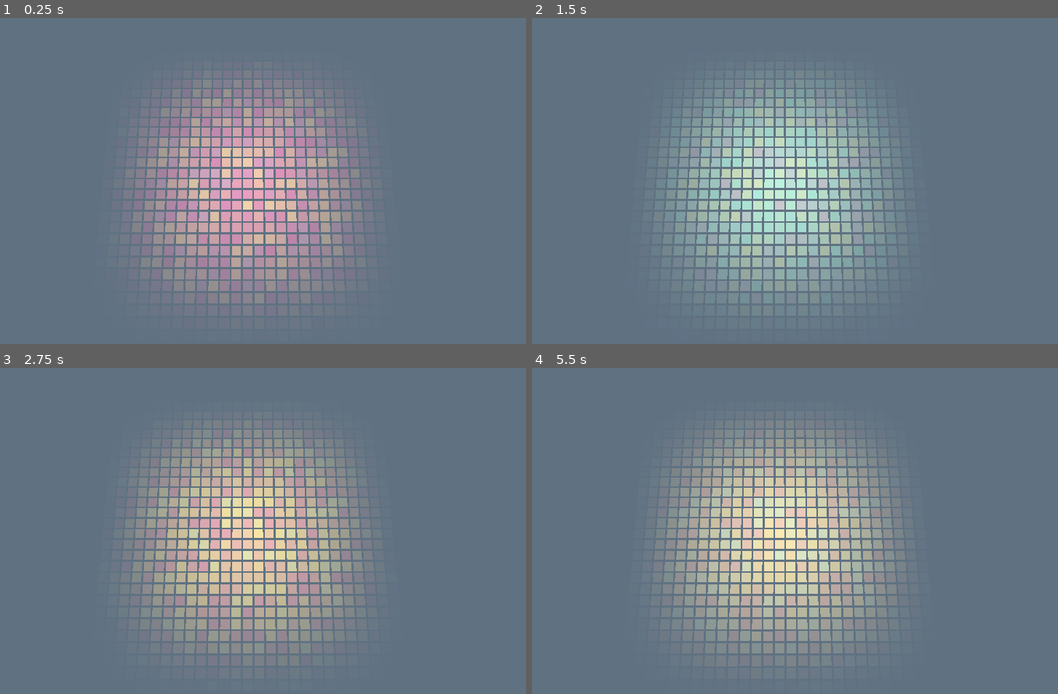
Above: before the commit, frames 1-4 (two rows, left to right).
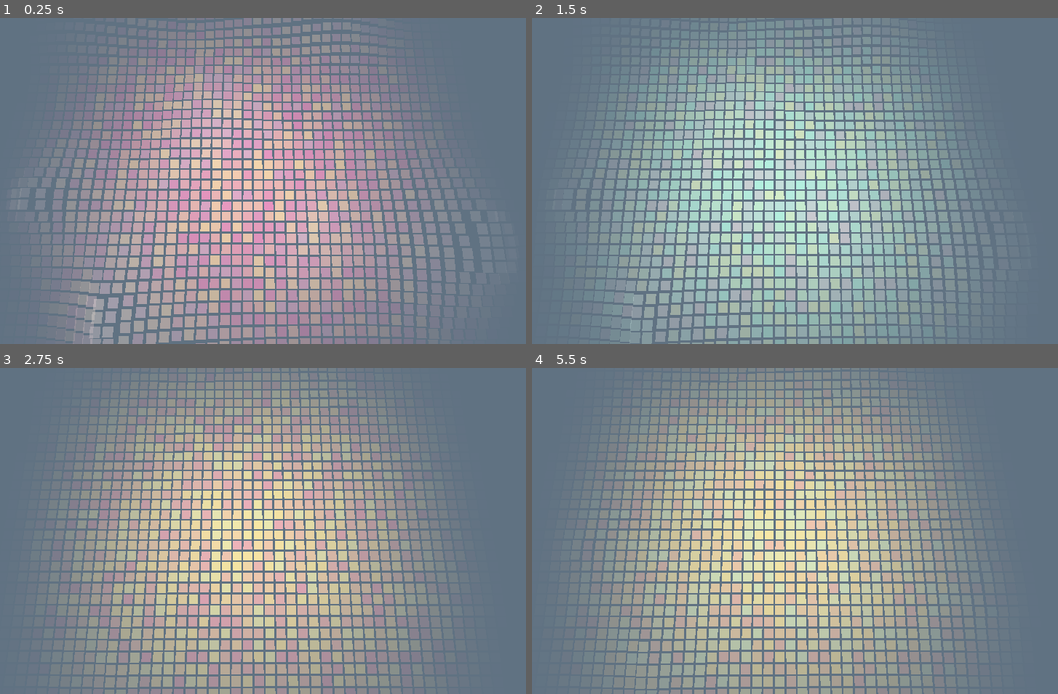
Above: after the commit, the same moments.

Repository: Tralexium/FA2021Countdown
Game: Godot game, scene res://Scenes/3D/DiscoFloor.tscn
The game is run twice, just before and just after one commit, with the same random seed, the same clock (stepped at 60 frames per second) and the same inputs. This scene is started directly instead of the project's main scene.
Inputs:
- Up to frame 1 (0.25 s): no input
- Up to frame 2 (1.5 s): no input
- Up to frame 3 (2.75 s): no input
- Up to frame 4 (5.5 s): no input

The runs differ from the first frame. In frame 1, 50% of the frame differs, in the area x 3-91%, y 0-100%; in frame 2, 45%; in frame 3, 50%, in the area x 8-86%, y 0-100%; in frame 4, 49%.

Commit message:
Further improved the disco floor performance by making a custom shader

Diff:
--- /dev/null
+++ b/Resources/DiscoTileMaterial.tres
@@ -0,0 +1,32 @@
+[gd_resource type="ShaderMaterial" load_steps=3 format=2]
+
+[ext_resource path="res://Assets/disco_floor_noise_map.png" type="Texture" id=1]
+
+[sub_resource type="Shader" id=3]
+code = "// NOTE: Shader automatically converted from Godot Engine 3.4.2.stable's SpatialMaterial.
+
+shader_type spatial;
+render_mode unshaded;
+
+// CUSTOM DATA FORMAT: grid_pos.x, grid_pos.y, grid_size, intensity
+uniform float max_jump_dist;
+uniform sampler2D noise_map : hint_black;
+
+
+void vertex() {
+	float _intensity = texture(noise_map, vec2(INSTANCE_CUSTOM.x, INSTANCE_CUSTOM.y) / vec2(INSTANCE_CUSTOM.z)).r * INSTANCE_CUSTOM.a;
+	VERTEX.y += _intensity * max_jump_dist;
+	COLOR.rgb = mix(COLOR.rgb, vec3(1.0), _intensity);
+}
+
+
+void fragment() {
+	ALBEDO.rgb = COLOR.rgb;
+	ALPHA = COLOR.a;
+}
+"
+
+[resource]
+shader = SubResource( 3 )
+shader_param/max_jump_dist = 20.0
+shader_param/noise_map = ExtResource( 1 )
--- a/Scenes/3D/DiscoFloor.gd
+++ b/Scenes/3D/DiscoFloor.gd
@@ -1,18 +1,16 @@
 extends MultiMeshInstance
 
-export(int) var disco_floor_size = 30
+export(int) var disco_floor_size = 50
 export(float) var tile_margin = 6.0
 # From DiscoTile Scene
 export(Gradient) var color_gradient = preload("res://Resources/disco_tiles_default_gradient.tres")
 export(float) var cycle_duration = 3.0
 export(float) var max_cycle_offset = 1.0
-export(Color) var jump_color = Color.white
 export(float) var jump_dist = 2.0
 export(float) var jump_dur = 2.0
 
 onready var nCycleDuration : Timer = $CycleDuration
-
-var tile_states : Array
+var tile_alphas : Array
 
 
 func _ready() -> void:
@@ -23,38 +21,23 @@
 		for z in range(disco_floor_size/-2, disco_floor_size/2):
 			var _x_offset = x * tile_margin
 			var _z_offset = z * tile_margin
-			multimesh.set_instance_transform(i, Transform(Basis(), Vector3(_x_offset, 0, _z_offset)))
+			multimesh.set_instance_transform(i, Transform(Basis(), Vector3(_x_offset, -5, _z_offset)))
+
+			tile_alphas.append(
+				max(pow(cos(PI*x / float(disco_floor_size)), 2.5), 0.0) * max(pow(cos(PI*z / float(disco_floor_size)), 2.5), 0.0)
+			)
+
 			i += 1
-
-			tile_states.append({
-				"jump_color_weight": 0.0,
-				"rand_cycle_offset": clamp(randf() * max_cycle_offset, 0.0, cycle_duration),
-				"position": Vector3(_x_offset, 0.0, _z_offset),
-				"alpha": max(pow(cos(PI*x / float(disco_floor_size)), 2.5), 0.0) * max(pow(cos(PI*z / float(disco_floor_size)), 2.5), 0.0)
-			})
 
 
 func _process(delta: float) -> void:
 	for i in multimesh.instance_count:
-		var _jump_color_weight = tile_states[i]["jump_color_weight"]
-		var _rand_cycle_offset = tile_states[i]["rand_cycle_offset"]
-
-		tile_states[i]["jump_color_weight"] = lerp(tile_states[i]["jump_color_weight"], 0, 0.9*delta)
-		tile_states[i]["position"].y = jump_dist * _jump_color_weight
+		seed(i)
+		var _intensity : float = nCycleDuration.time_left / nCycleDuration.wait_time
+		var _rand_cycle_offset : float = randf() * max_cycle_offset
 
 		var _offset : float = fmod((nCycleDuration.time_left + _rand_cycle_offset), cycle_duration) / cycle_duration
-		var _current_gradient_col : Color = color_gradient.interpolate(_offset)
-		var _final_col : Color = _current_gradient_col.linear_interpolate(jump_color, _jump_color_weight)
-		_final_col.a = tile_states[i]["alpha"]
+		var _final_col : Color = color_gradient.interpolate(_offset)
+		_final_col.a = tile_alphas[i]
 		multimesh.set_instance_color(i, _final_col)
-		multimesh.set_instance_transform(i, Transform(Basis(), tile_states[i]["position"]))
-
-
-func jump(inst_: int, delay_: float) -> void:
-	yield(get_tree().create_timer(delay_), "timeout")
-	tile_states[inst_]["jump_color_weight"] = 1.0
-
-
-func _on_CycleDuration_timeout() -> void:
-	for i in multimesh.instance_count:
-		jump(i, randf() * 0.5)
+		multimesh.set_instance_custom_data(i, Color(float(i % disco_floor_size), float(floor(i / disco_floor_size)), float(disco_floor_size), _intensity))  # pass the intensity
--- a/Scenes/3D/DiscoFloor.tscn
+++ b/Scenes/3D/DiscoFloor.tscn
@@ -1,19 +1,16 @@
 [gd_scene load_steps=5 format=2]
 
 [ext_resource path="res://Scenes/3D/DiscoFloor.gd" type="Script" id=1]
-
-[sub_resource type="SpatialMaterial" id=3]
-flags_transparent = true
-flags_unshaded = true
-vertex_color_use_as_albedo = true
+[ext_resource path="res://Resources/DiscoTileMaterial.tres" type="Material" id=2]
 
 [sub_resource type="PlaneMesh" id=1]
-material = SubResource( 3 )
+material = ExtResource( 2 )
 size = Vector2( 5, 5 )
 
 [sub_resource type="MultiMesh" id=2]
 color_format = 1
 transform_format = 1
+custom_data_format = 2
 mesh = SubResource( 1 )
 
 [node name="DiscoFloor" type="MultiMeshInstance"]
@@ -25,5 +22,5 @@
 far = 310.0
 
 [node name="CycleDuration" type="Timer" parent="."]
-
-[connection signal="timeout" from="CycleDuration" to="." method="_on_CycleDuration_timeout"]
+wait_time = 0.6
+autostart = true
Binary file added: Assets/disco_floor_noise_map.png
Not shown, added: Assets/disco_floor_noise_map.png.import
